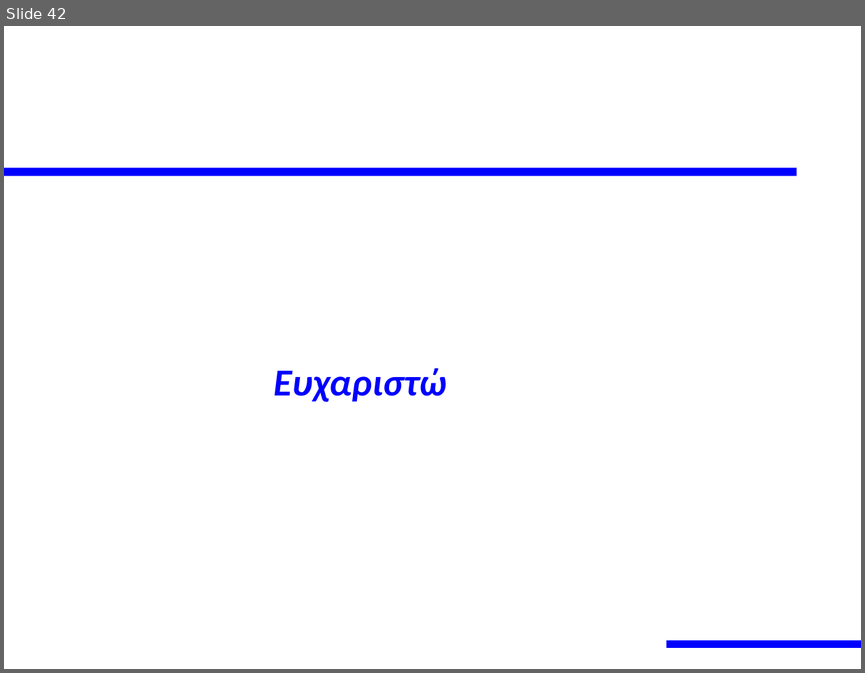
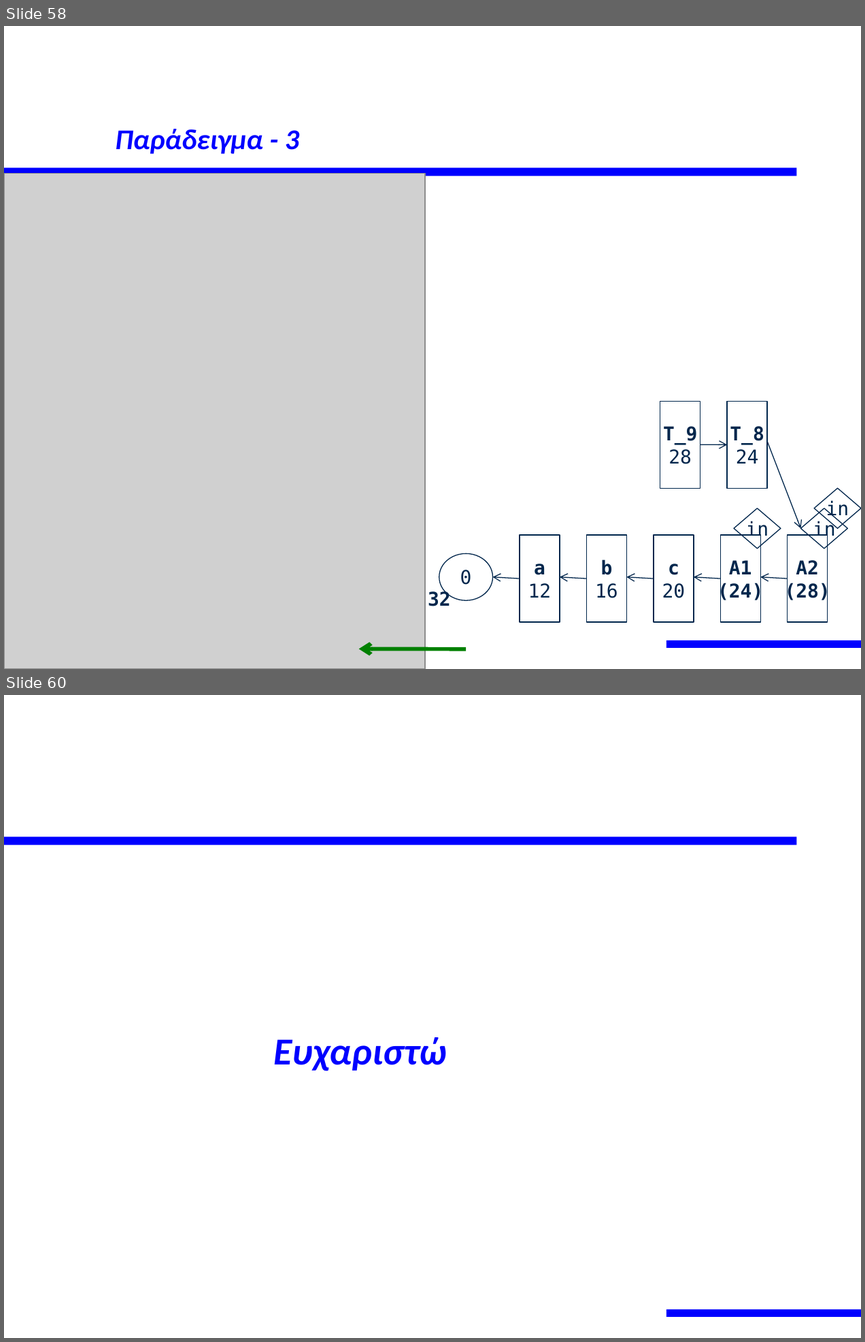
Before and after one commit to ketoglou/mlc, a slide deck: documents/course/Πίνακας Συμβόλων.pptx. Shown one above the other, each under a label of ours: slide 42 before the commit, slides 58 and 60 after it; the slides between them are not shown. The pictures are 865x673 and 865x1342 pixels, drawn with LibreOffice and Linux fonts; fonts in the diff are those of the drawing; grey boxes stand for pictures. Boxes give left, top, right and bottom in pixels: in the first picture for what was removed or moved away, otherwise in the second. Text is boxed around its words. In the diff, an @@ line names an element or a change of style, - is before the commit and + after.

```diff
--- a/documents/course/Πίνακας Συμβόλων.pptx
+++ b/documents/course/Πίνακας Συμβόλων.pptx
@@ slide 58 added at box(4, 26, 861, 669), background #FFFFFF; not listed: 2 template elements that a slide beside it also shows @@
@@ title added at box(115, 129, 299, 154), 24 pt, text #0000FF, bold, italic @@
+Παράδειγμα - 3
@@ picture added at box(4, 174, 425, 669) @@
@@ rectangle added at box(660, 401, 700, 488), outline #00264C 0.75 pt, 16 pt, text #00264C, bold @@
+T_9
+28
@@ rectangle added at box(727, 401, 768, 488), outline #00264C 0.75 pt, 16 pt, text #00264C, bold @@
+T_8
+24
@@ arrow added from (700, 444) to (727, 444), #00264C 0.75 pt @@
@@ arrow added from (768, 441) to (801, 528), #00264C 0.75 pt @@
@@ diamond added at box(814, 488, 861, 528), outline #00264C 0.75 pt, 16 pt, text #00264C @@
+in
@@ diamond added at box(734, 508, 781, 549), outline #00264C 0.75 pt, 16 pt, text #00264C @@
+in
@@ diamond added at box(801, 508, 848, 549), outline #00264C 0.75 pt, 16 pt, text #00264C @@
+in
@@ rectangle added at box(520, 535, 560, 622), outline #00264C 0.75 pt, 16 pt, text #00264C @@
+a
+12
@@ rectangle added at box(587, 535, 627, 622), outline #00264C 0.75 pt, 16 pt, text #00264C @@
+b
+16
@@ rectangle added at box(653, 535, 694, 622), outline #00264C 0.75 pt, 16 pt, text #00264C @@
+c
+20
@@ rectangle added at box(720, 535, 761, 622), outline #00264C 0.75 pt, 16 pt, text #00264C, bold @@
+A1
+(24)
@@ rectangle added at box(787, 535, 827, 622), outline #00264C 0.75 pt, 16 pt, text #00264C, bold @@
+A2
+(28)
@@ ellipse added at box(439, 553, 493, 600), outline #00264C 0.75 pt, 16 pt, text #00264C @@
+0
@@ text added at box(428, 590, 451, 606), 16 pt, text #00264C, bold @@
+32
@@ arrow added from (520, 579) to (492, 577), #00264C 0.75 pt @@
@@ arrow added from (587, 579) to (559, 577), #00264C 0.75 pt @@
@@ arrow added from (653, 579) to (627, 577), #00264C 0.75 pt @@
@@ arrow added from (720, 579) to (694, 577), #00264C 0.75 pt @@
@@ arrow added from (787, 579) to (761, 577), #00264C 0.75 pt @@
@@ arrow added from (466, 649) to (359, 649), #008000 3.25 pt @@
@@ what was slide 42 is now slide 60 @@
```
Also in this commit, not shown: 17 other slides added, 12 other files.
